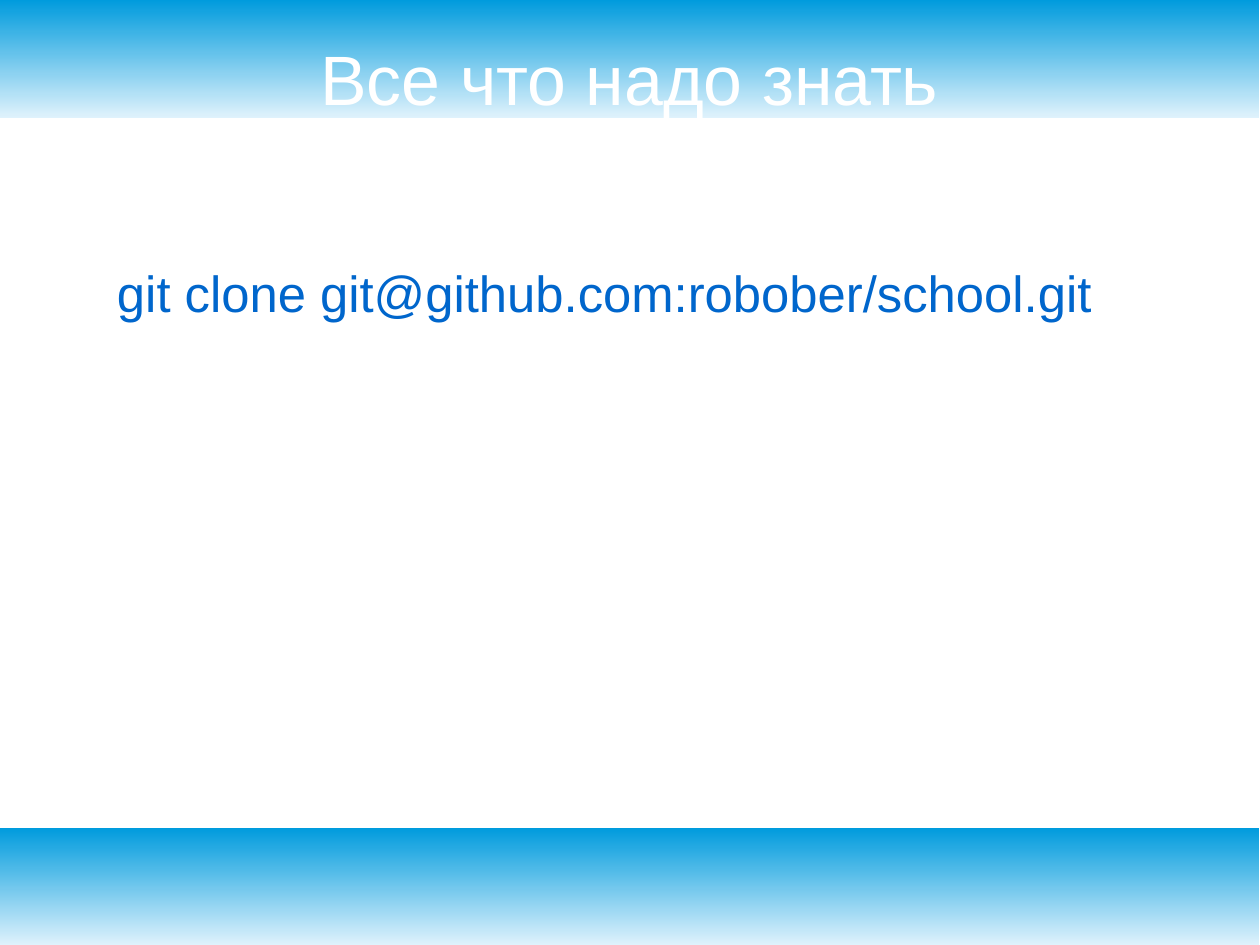
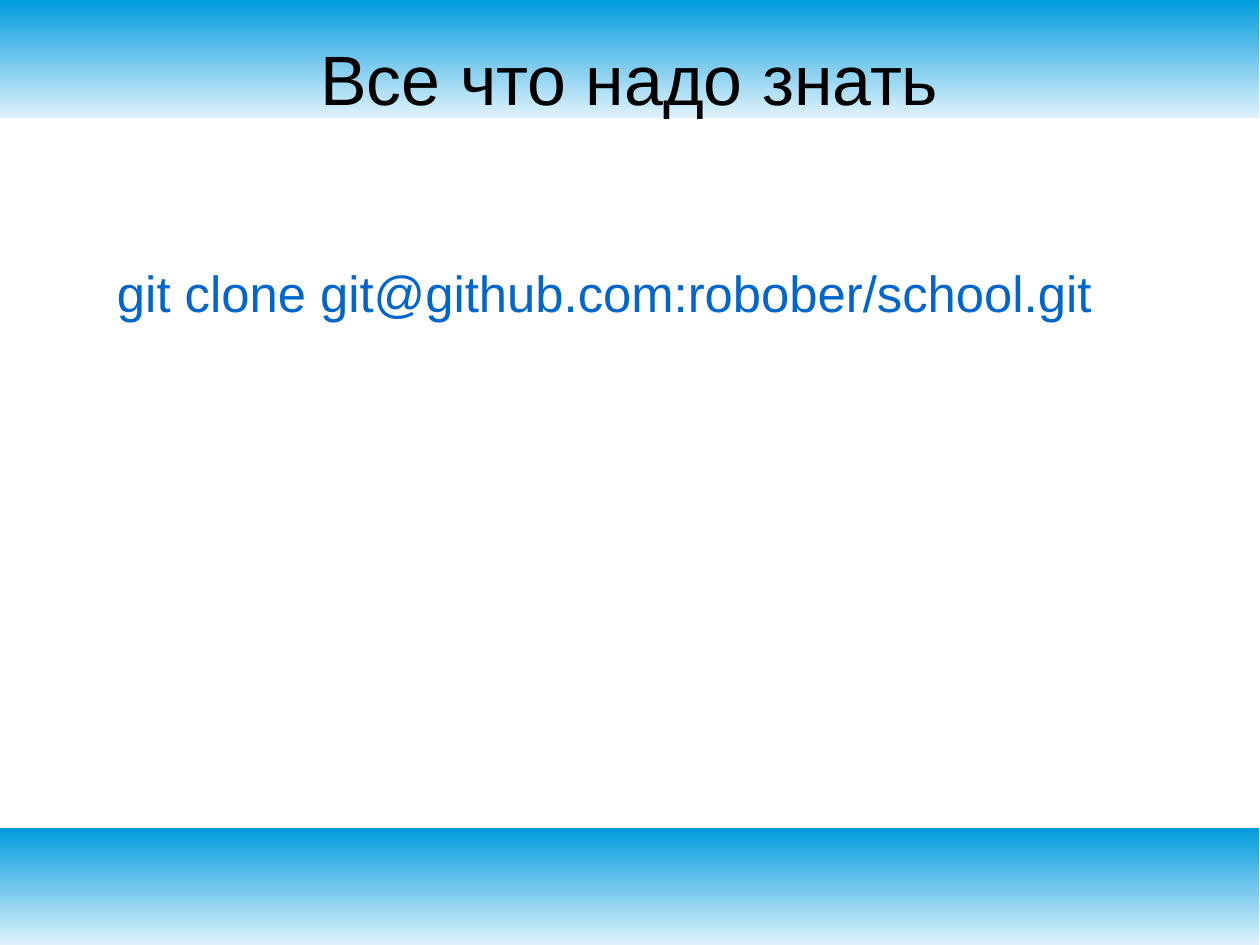
Before and after one commit to robober/school, a slide deck: slide 2 of school.odp. Drawn at 1260x945 pixels with LibreOffice and Linux fonts; fonts in the diff are those of the drawing. Boxes give left, top, right and bottom in pixels: in the first picture for what was removed or moved away, otherwise in the second. Text is boxed around its words. In the diff, an @@ line names an element or a change of style, - is before the commit and + after.

```diff
--- a/school.odp
+++ b/school.odp
@@ title "Все что надо знать" at (320, 49, 938, 118): text colour #FFFFFF to #000000 @@
```
Also in this commit, not shown: 2 slides added, 10 other files.
